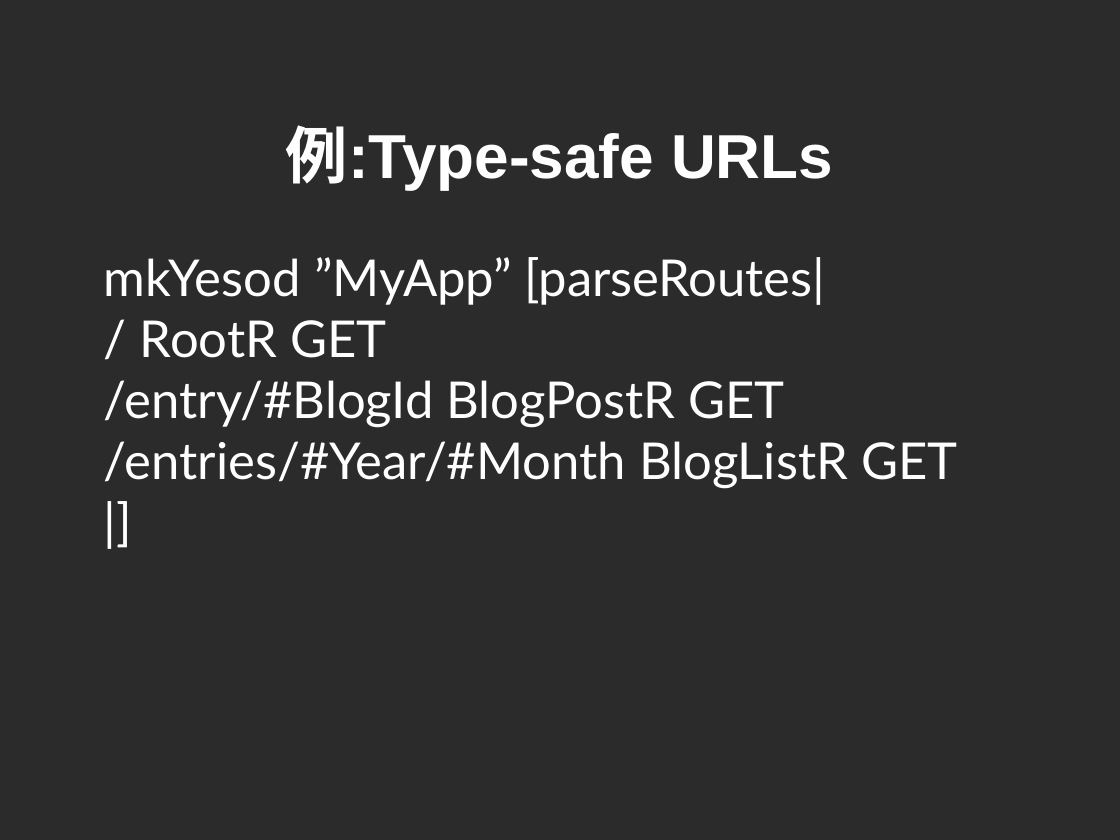
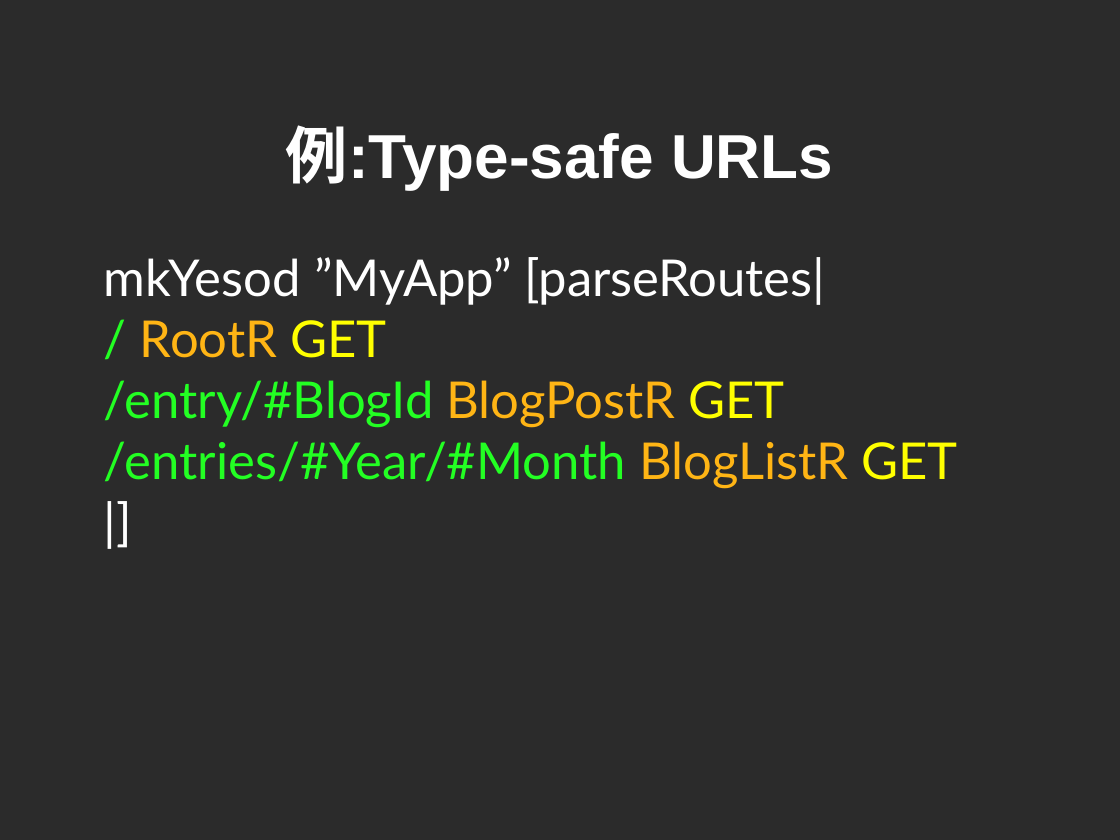
Before and after one commit to cutsea110/cross-slide, a slide deck: slide 10 of CROSS-Yesod.odp. Drawn at 1120x840 pixels with LibreOffice and Linux fonts; fonts in the diff are those of the drawing; background and template pictures are left out; a plain dark background stands for a picture behind light text. Boxes give left, top, right and bottom in pixels: in the first picture for what was removed or moved away, otherwise in the second. Text is boxed around its words. In the diff, an @@ line names an element or a change of style, - is before the commit and + after.

```diff
--- a/CROSS-Yesod.odp
+++ b/CROSS-Yesod.odp
@@ text at <box>104,320,957,488</box>: text colour #FFFFFF to #23FF23 in "/", "/entry/#BlogId", "/entries/#Year/#Month"; text colour #FFFFFF to #FFB515 in "RootR", "BlogPostR", "BlogListR"; text colour #FFFFFF to #FFFF00 in "GET", "GET", "GET" @@
```
Also in this commit, not shown: 23 other slides changed, 2 slides removed, 1 other file.
